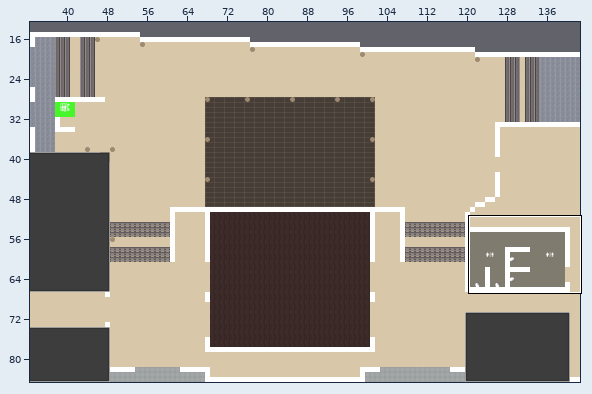
Tiled map (JSON) -- maps/empty.json. The first picture is a wide view before the edit; the outline marks the close-up.
Close-up. The starting point:
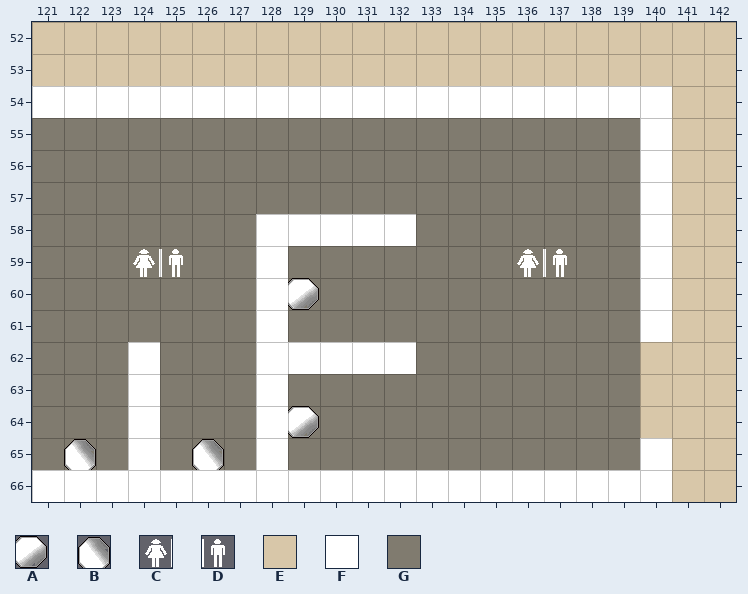
Cells are 32x32 px. Shown: x 121..142, y 52..66. The commit also changed other parts of the map, which this record leaves out. Tiles whose own drawing changed are shown in their newer look in all pictures.
Key: from "decals": A 4, B 4 turned 270; from "text": C 3, D 4; from "wall-floor": E 6, F 40, G 42.
_ is an empty cell, # one hidden under a higher layer.
Layers that did not change in this view are not listed.
Layer "map_floor" before, first column x 121:
52 EEEEEEEEEEEEEEEEEEEEEE
53 EEEEEEEEEEEEEEEEEEEEEE
54 ####################EE
55 GGGGGGGGGGGGGGGGGGG_EE
56 GGGGGGGGGGGGGGGGGGG_EE
57 GGGGGGGGGGGGGGGGGGG_EE
58 GGGGGGG#####GGGGGGG_EE
59 GGGGGGG#GGGGGGGGGGG_EE
60 GGGGGGG#GGGGGGGGGGG_EE
61 GGGGGGG#GGGGGGGGGGG_EE
62 GGG#GGG#####GGGGGGGEEE
63 GGG#GGG#GGGGGGGGGGGEEE
64 GGG#GGG#GGGGGGGGGGGEEE
65 GGG#GGG#GGGGGGGGGGG_EE
66 ____________________EE
Layer "map_walls" before, first column x 121:
52 ______________________
53 ______________________
54 FFFFFFFFFFFFFFFFFFFF__
55 ___________________F__
56 ___________________F__
57 ___________________F__
58 _______FFFFF_______F__
59 _______F___________F__
60 _______F___________F__
61 _______F___________F__
62 ___F___FFFFF__________
63 ___F___F______________
64 ___F___F______________
65 ___F___F___________F__
66 FFFFFFFFFFFFFFFFFFFF__
The same view after the edit:
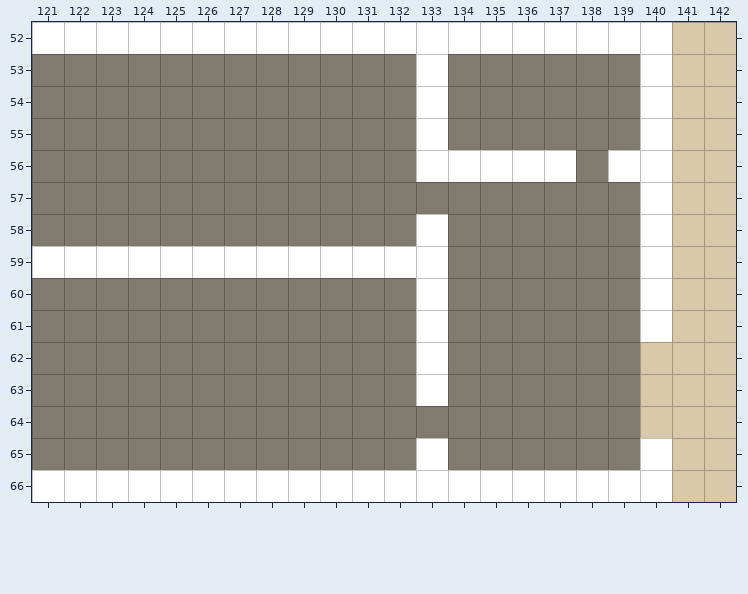
Diff:
Layer "map_floor":
Tile E gives way to one hidden under a higher layer in row 53 at x 133.
Tile G now appears in row 54 at x 121 to 132 and 134 to 139.
The author changed tile E to tile G in row 53 at x 121 to 132 and 134 to 139.
Layer "map_walls":
Tile F now appears in row 52 at x 121 to 140; in row 53 at x 133 and 140; in row 55 at x 133; in row 56 at x 133 to 137 and 139; in row 58 at x 133; in row 59 at x 121 to 127 and 129 to 133.
Tile F now appears in rows 60 to 63 at x 133; in row 65 at x 133.
The author cleared tile F in row 54 at x 121 to 132 and 134 to 139; in row 58 at x 128 to 132; in rows 60 to 61 at x 128; in row 62 at x 124 and 128 to 132; in rows 63 to 65 at x 124 and 128.
Layer "map_text":
The author cleared tile C in row 59 at x 124 and 136.
The author cleared tile D in row 59 at x 125 and 137.
Layer "map_decals_0":
The author cleared tile A in row 60 at x 129; in row 64 at x 129.
The author cleared tile B in row 65 at x 122 and 126.
